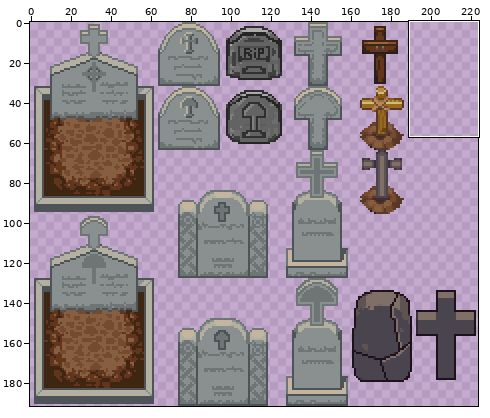
One commit to this sprite sheet: collection/lpc/tileset/graves/PNG/32x32/graves.png. Above: a wide view before the commit, with the close-up outlined.
Close-up. Before:
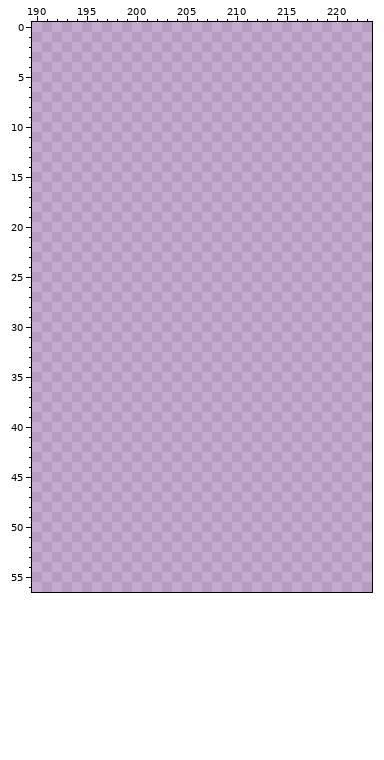
The file is 224x192 pixels. Colours within 5 levels of each other are drawn and written as one. Shown: x 190..223, y 0..56. The commit also changed other parts of the picture, which this record leaves out.
After:
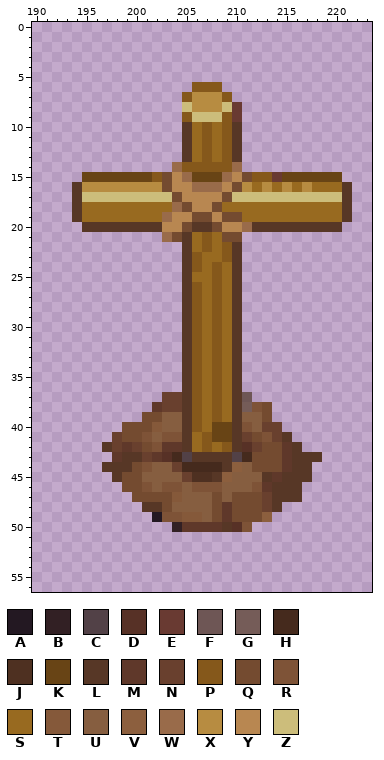
Palette (. is transparent): A #231822  B #322024  C #524147  D #573126  E #693a32  F #6e5655  G #755c58  H #452a1d  J #4e3021  K #684415  L #573726  M #5f382a  N #69402e  P #85581b  Q #744b30  R #7e5337  S #986a20  T #85593a  U #865e40  V #8c5f3e  W #996b4a  X #b78c41  Y #b88751  Z #ccbd7b
Difference:
@@ x 190..223 @@
  5 ..................................
- 6 ..................................
- 7 ..................................
- 8 ..................................
- 9 ..................................
-10 ..................................
-11 ..................................
-12 ..................................
-13 ..................................
-14 ..................................
-15 ..................................
-16 ..................................
-17 ..................................
-18 ..................................
-19 ..................................
-20 ..................................
-21 ..................................
-22 ..................................
-23 ..................................
-24 ..................................
-25 ..................................
-26 ..................................
-27 ..................................
-28 ..................................
-29 ..................................
-30 ..................................
-31 ..................................
-32 ..................................
-33 ..................................
-34 ..................................
-35 ..................................
-36 ..................................
-37 ..................................
-38 ..................................
-39 ..................................
-40 ..................................
-41 ..................................
-42 ..................................
-43 ..................................
-44 ..................................
-45 ..................................
-46 ..................................
-47 ..................................
-48 ..................................
-49 ..................................
-50 ..................................
+ 6 ................PPP...............
+ 7 ...............PXXXP..............
+ 8 ...............ZXXXZE.............
+ 9 ...............PZZZPE.............
+10 ...............LSPSPL.............
+11 ...............LSPSPL.............
+12 ...............LSPSPL.............
+13 ...............LSPSPL.............
+14 ..............WPPPPPW.............
+15 .....KKKKKKKPQYWKKKWYQPPEKKKKKK...
+16 ....LXXXXXXXXQYYWWWYQXSXSXSXSSSL..
+17 ....LZZZZZZZZZQYYYYQZZZZZZZZZZZL..
+18 ....LSSSSSSSSSWQYYQSSSSSSSSSSSSL..
+19 ....LSSSSSSSSWYYQQYQQSSSSSSSSSSL..
+20 .....LLLLLLLLYYQLLQYYWLLLLLLLLL...
+21 .............WQLSPSQQ.............
+22 ...............LSPSPL.............
+23 ...............LPSSPL.............
+24 ...............LPSPSL.............
+25 ...............LSSPSL.............
+26 ...............LPSPSL.............
+27 ...............LPSPSL.............
+28 ...............LPSPSL.............
+29 ...............LPSPSL.............
+30 ...............LPSPSL.............
+31 ...............LPSPSL.............
+32 ...............LPSPSL.............
+33 ...............LPSPSL.............
+34 ...............LPSPSL.............
+35 ...............LPSPSL.............
+36 ...............LPSPSL.............
+37 .............NNLPSPSLF............
+38 ............MNNLPSPSLGRQ..........
+39 ...........QQUULPSPSLUUQ..........
+40 .........QQQTUULPSKKLRUNN.........
+41 ........NQQRURRLSPKKLNQRNL........
+42 .......LNMNQRMMLSPSPLDNQQML.......
+43 ........MLLNMDHCLLLLCHQQQMLLL.....
+44 .......LLLQRUUNHHHHLVUQQQMLL......
+45 ........LQQUUUUNJJLVUUULMLLL......
+46 .........QQRURRURRRUUURMLLL.......
+47 ..........QQQQTUUUQUQQQNLLL.......
+48 ...........LLQUUUUQMQQQNL.........
+49 ............ARRTTUQMQQQV..........
+50 ..............BMMMMLDR............
 51 ..................................
Where, in picture pixels (left, top, right, bottom), the same in both close-ups:
added: (72, 82, 352, 532)
